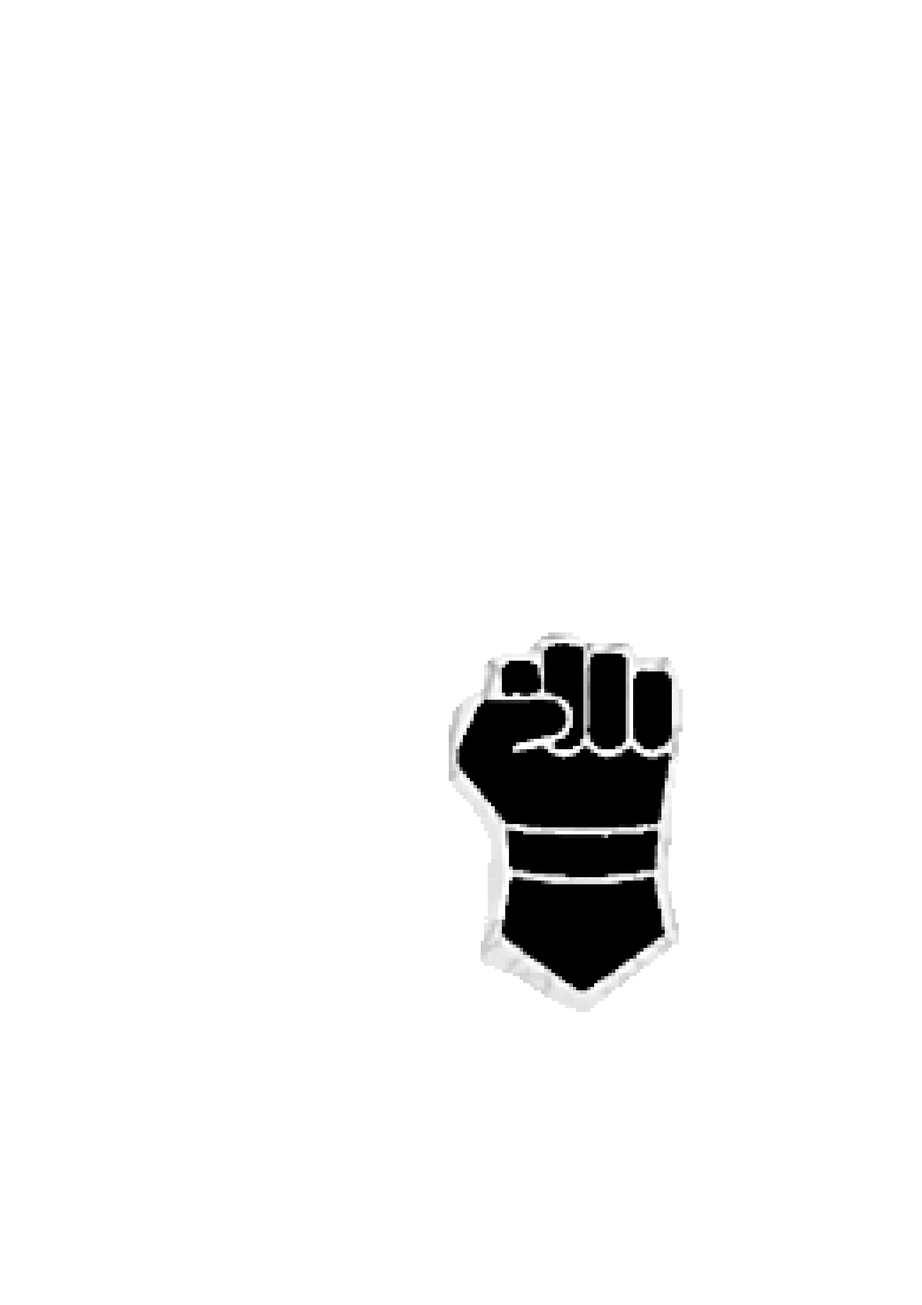
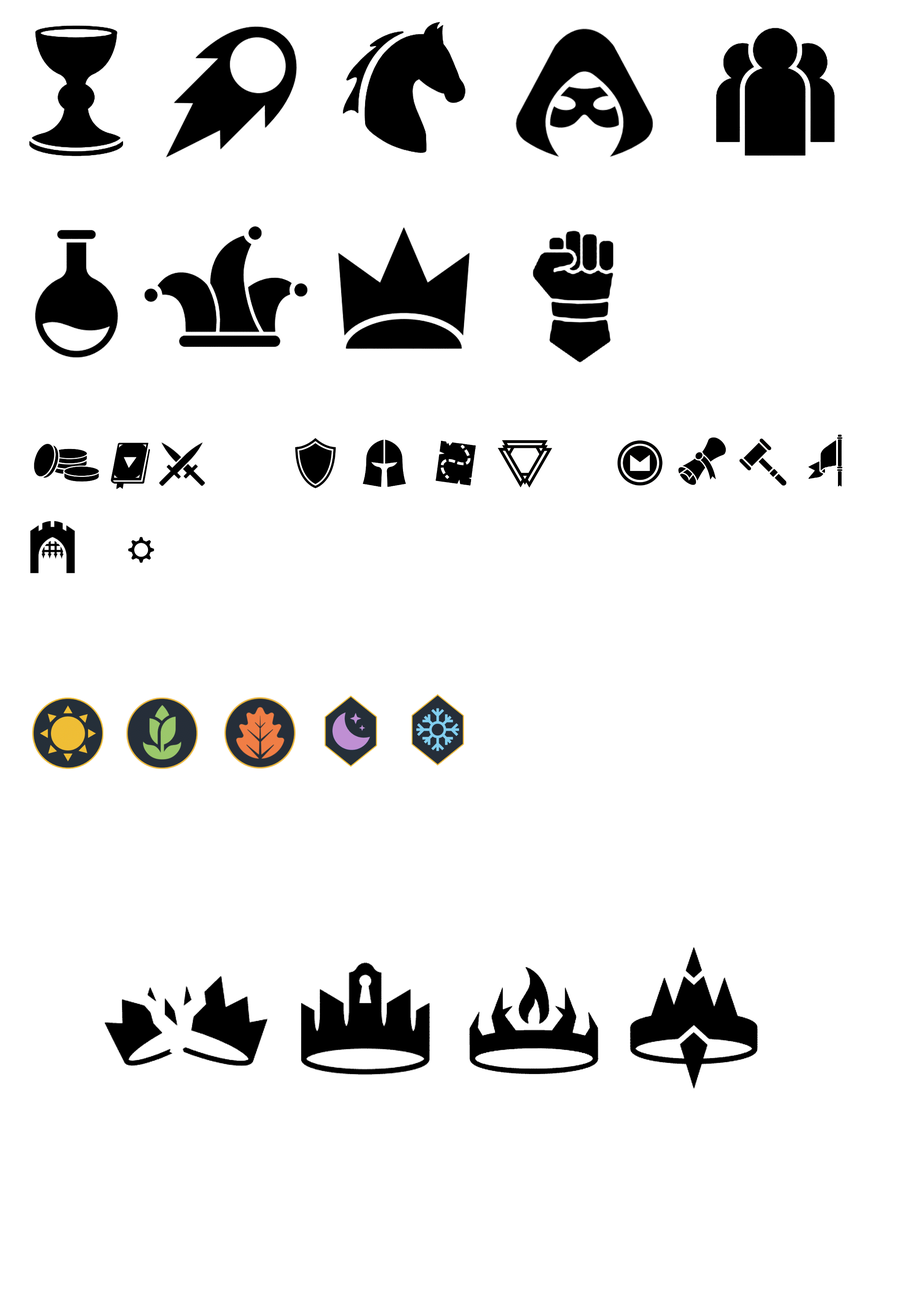
Layered file, before and after one edit (922x1305). Changes by layer:
added layer "Captain" above "War Machine" over <box>29,25,124,157</box>
added layer "War Machine" above "Cavalry" over <box>165,26,298,158</box>
added layer "Cavalry" above "Agent" over <box>342,21,467,154</box>
added layer "Agent" above "Follower" over <box>515,28,654,158</box>
added layer "Follower" above "Trader" over <box>715,27,836,156</box>
added layer "Trader" above "Ruse" over <box>34,229,119,358</box>
added layer "Ruse" above "Heir" over <box>144,225,308,347</box>
added layer "Heir" above "Coins" over <box>338,227,470,349</box>
added layer "Coins" above "Book" over <box>33,443,100,483</box>
added layer "HQ" above "Cost" over <box>30,520,76,574</box>
added layer "Cost" above "Vote" over <box>497,439,553,488</box>
added layer "Vote" above "Lore" over <box>739,438,787,486</box>
added layer "Lore" above "Influence" over <box>678,437,727,485</box>
added layer "Night" above "Day" over <box>324,695,378,767</box>
added layer "Day" above "Winter" over <box>31,697,104,769</box>
added layer "Winter" above "Spring" over <box>411,693,465,766</box>
added layer "Spring" above "Autumn" over <box>126,697,198,769</box>
added layer "Autumn" above "Nobility" over <box>224,696,296,769</box>
added layer "Nobility" above "Uprising" over <box>300,962,430,1075</box>
added layer "Uprising" above "Gathering" over <box>104,975,269,1066</box>
renamed "Pasted Layer #14" to "Gathering", painted on it over <box>448,632,683,1075</box>
removed layer "Background" over <box>29,21,843,1089</box>
added layer "Clans" above "Flag" over <box>629,946,758,1089</box>
added layer "Pasted Layer" over <box>532,229,615,363</box>
…and 8 more changes (8 added)
